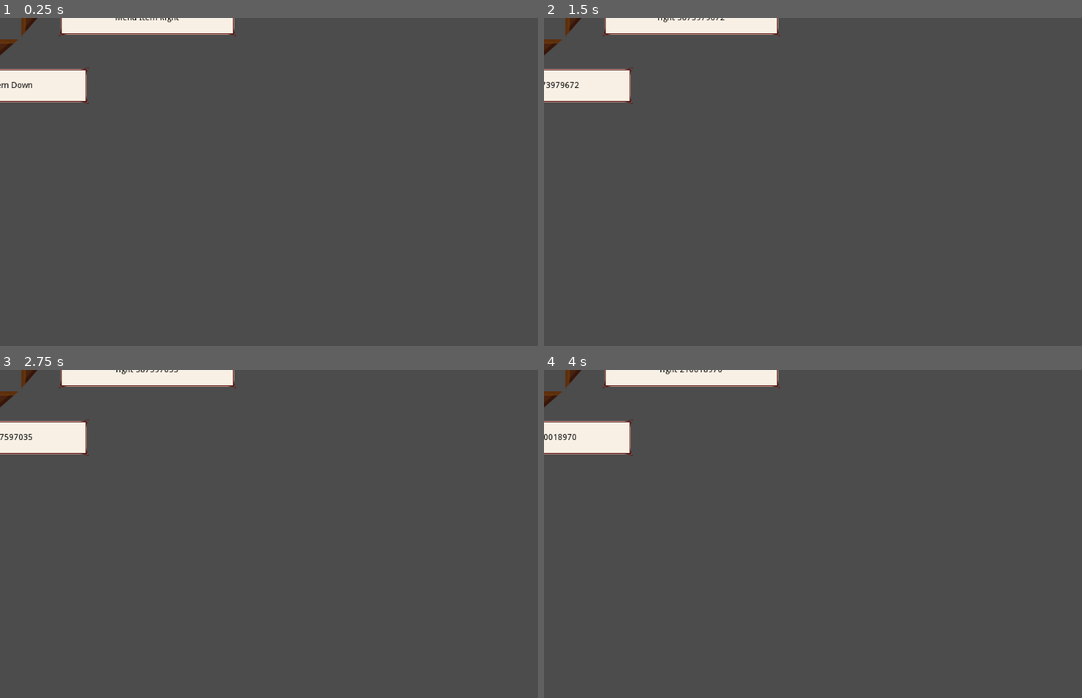
Above: before the commit, frames 1-4 (two rows, left to right).
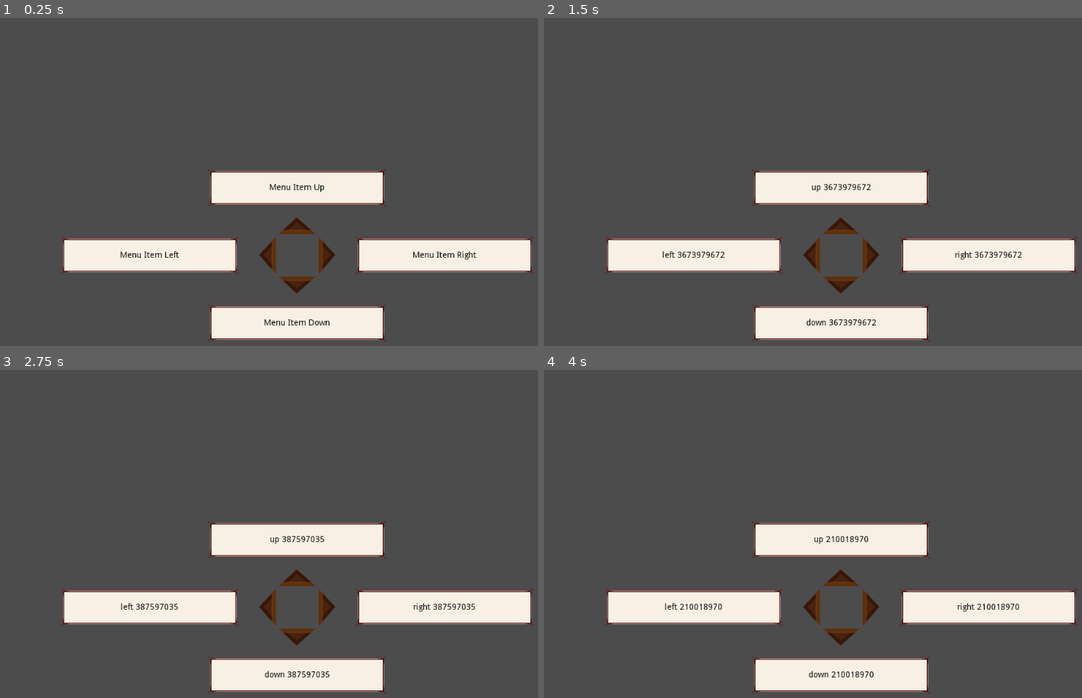
Above: after the commit, the same moments.

Repository: SamBumgardner/way-of-the-wandering-fist
Game: Godot game, scene res://menu/Menu.tscn
The game is run twice, just before and just after one commit, with the same random seed, the same clock (stepped at 60 frames per second) and the same inputs.
Inputs:
- Up to frame 1 (0.25 s): no input
- Up to frame 2 (1.5 s): tap Enter (ui_accept) at 0.5, 0.6, 0.77, 1.07, 1.25, 1.35 s; hold Right (ui_right) 0.53-1.28 s; hold Down (ui_down) from 1.28 s (still down)
- Up to frame 3 (2.75 s): tap Enter (ui_accept) at 1.52, 1.82, 2, 2.1 s; release Down (ui_down) at 2.03 s; hold Right (ui_right) from 2.03 s (still down)
- Up to frame 4 (4 s): tap Enter (ui_accept) at 2.75, 2.85, 3.02, 3.32, 3.5, 3.6, 3.77 s; release Right (ui_right) at 2.78 s; hold Up (ui_up) 2.78-3.53 s; hold Left (ui_left) from 3.53 s (still down)

The runs differ from the first frame. In frame 1, 17% of the frame differs, in the area x 0-100%, y 0-99%; in frame 2, 17%; in frame 3, 17%; in frame 4, 17%.

Commit message:
Code cleanup and renaming.

Diff:
--- a/godot/menu/Menu.gd
+++ b/godot/menu/Menu.gd
@@ -9,18 +9,30 @@
 # Boolean for whether menu inputs should be accepted or not.
 var _acceptingInput = true
 
-# Hold preloaded texture for swapping option graphics when selected.
-var _optionHighlightTexture
-var _optionNormalTexture
+# Hold preloaded texture for swapping option arrow graphics when selected.
+var _arrowHighlightTexture
+var _arrowNormalTexture
 
 func _ready():
-	_optionHighlightTexture = preload("res://menu/OptionHighlight.png")
-	_optionNormalTexture = preload("res://menu/OptionNormal.png")
+	_arrowHighlightTexture = preload("res://menu/ArrowHighlight.png")
+	_arrowNormalTexture = preload("res://menu/ArrowNormal.png")
 	_menuOptions[Direction.UP] = $OptionUp
 	_menuOptions[Direction.LEFT] = $OptionLeft
 	_menuOptions[Direction.RIGHT] = $OptionRight
 	_menuOptions[Direction.DOWN] = $OptionDown
 
+# Should be called by parent when the menu should be "reset" with new options.
+func updateOptions(newOptionTexts):
+	for i in _menuOptions.size():
+		_menuOptions[i].get_node("Label").text = newOptionTexts[i]
+	resetOptions()
+
+func resetOptions():
+	for option in _menuOptions:
+		option.get_node("Arrow").texture = _arrowNormalTexture
+		_acceptingInput = true
+
+# Helper methods to handle input processing.
 func _getInputDirection():
 	var direction = Direction.NONE
 	if Input.is_action_just_pressed("ui_up"):
@@ -34,17 +46,12 @@
 
 	return direction
 
-# Should be called by parent when the menu should be "reset" with new options.
-func updateOptions(newOptionTexts):
-	for i in _menuOptions.size():
-		_menuOptions[i].get_node("Label").text = newOptionTexts[i]
-	resetOptions()
+func _directionSelected(direction):
+	_menuOptions[direction].get_node("Arrow").texture = _arrowHighlightTexture
+	emit_signal("menuDirectionSelected", direction)
+	_acceptingInput = false
 
-func resetOptions():
-	for option in _menuOptions:
-		option.get_node("Arrow").texture = _optionNormalTexture
-		_acceptingInput = true
-
+# main update function
 func _process(_delta):
 	# temp code for testing
 	if OS.is_debug_build() and Input.is_action_just_pressed("ui_accept"):
@@ -55,8 +62,6 @@
 	var direction = _getInputDirection();
 	if _acceptingInput && direction != Direction.NONE:
 		if OS.is_debug_build():
-			print("Menu direction pressed: ", direction)
+			print("Menu direction selected: ", direction)
 
-		_menuOptions[direction].get_node("Arrow").texture = _optionHighlightTexture
-		emit_signal("menuDirectionSelected", direction)
-		_acceptingInput = false
+		_directionSelected(direction)
--- a/godot/menu/Menu.tscn
+++ b/godot/menu/Menu.tscn
@@ -1,10 +1,11 @@
 [gd_scene load_steps=4 format=2]
 
 [ext_resource path="res://menu/Menu.gd" type="Script" id=1]
-[ext_resource path="res://menu/OptionNormal.png" type="Texture" id=2]
+[ext_resource path="res://menu/ArrowNormal.png" type="Texture" id=2]
 [ext_resource path="res://menu/box_menu.png" type="Texture" id=3]
 
 [node name="Menu" type="Node2D"]
+position = Vector2( 500, 400 )
 script = ExtResource( 1 )
 
 [node name="OptionLeft" type="NinePatchRect" parent="."]
Renamed: godot/menu/OptionHighlight.png -> godot/menu/ArrowHighlight.png
Not shown, changed: godot/menu/ArrowHighlight.png.import
Renamed: godot/menu/OptionNormal.png -> godot/menu/ArrowNormal.png
Not shown, changed: godot/menu/ArrowNormal.png.import
